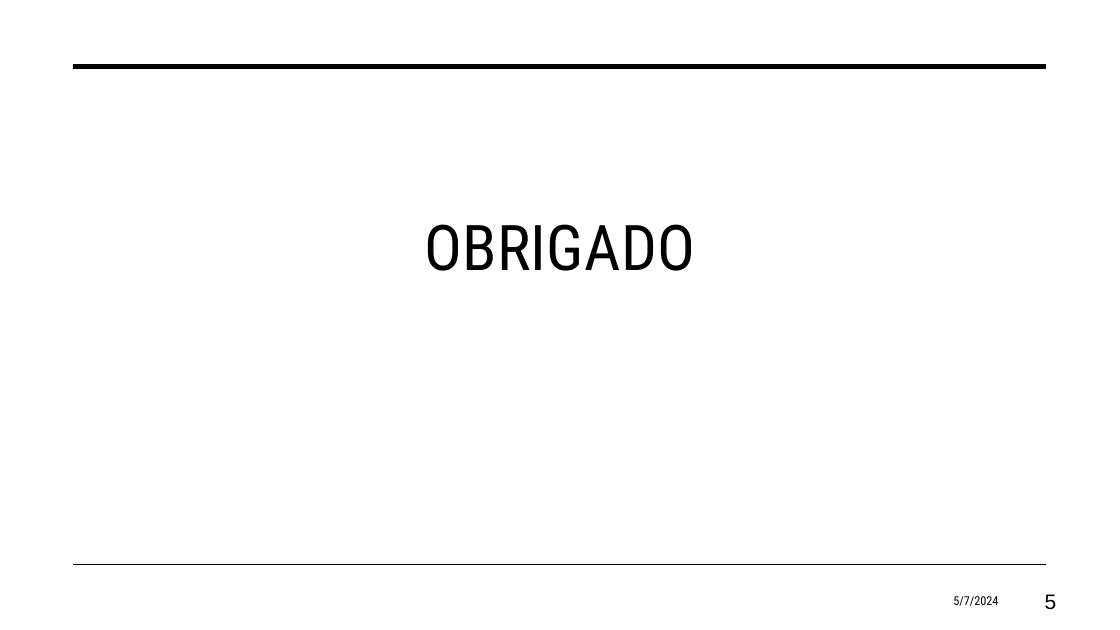
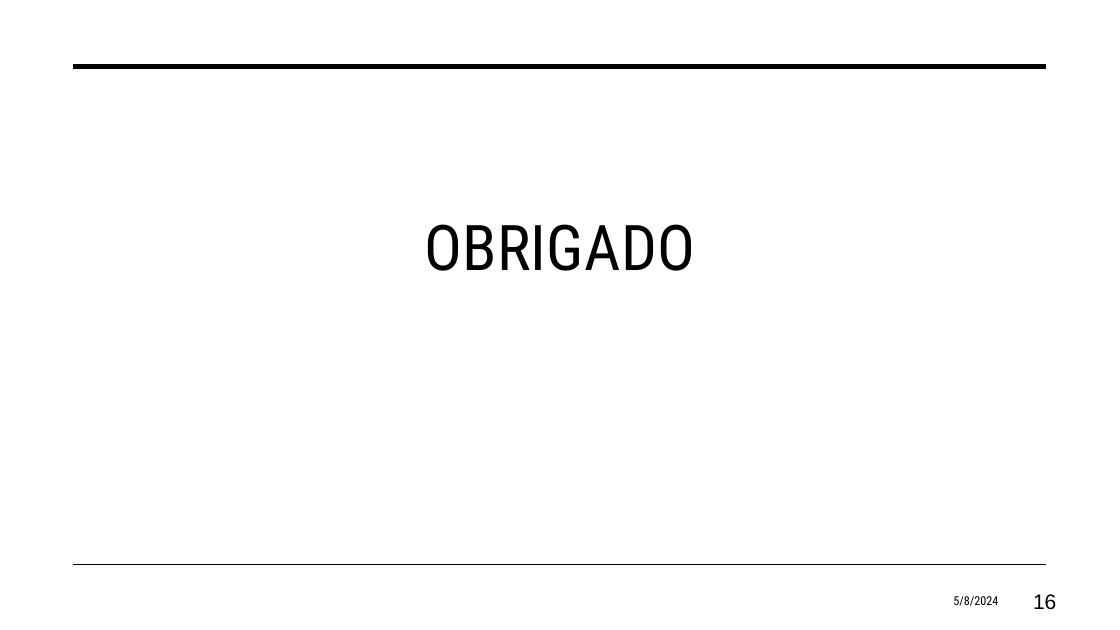
Before and after one commit to eduardosavian/graph-coloring, a slide deck: slide 16 of Presentation.pptx (slide 5 before the commit). Drawn at 1120x630 pixels with LibreOffice and Linux fonts; fonts in the diff are those of the drawing. Boxes give left, top, right and bottom in pixels: in the first picture for what was removed or moved away, otherwise in the second. Text is boxed around its words. In the diff, an @@ line names an element or a change of style, - is before the commit and + after.

```diff
--- a/Presentation.pptx
+++ b/Presentation.pptx
@@ text at <box>953,596,998,606</box>: text changed @@
-5/7/2024
+5/8/2024
@@ page number at <box>1033,594,1056,610</box>: text changed @@
-5
+16
```
Also in this commit, not shown: 3 other slides changed, 11 slides added, 3 other files.
